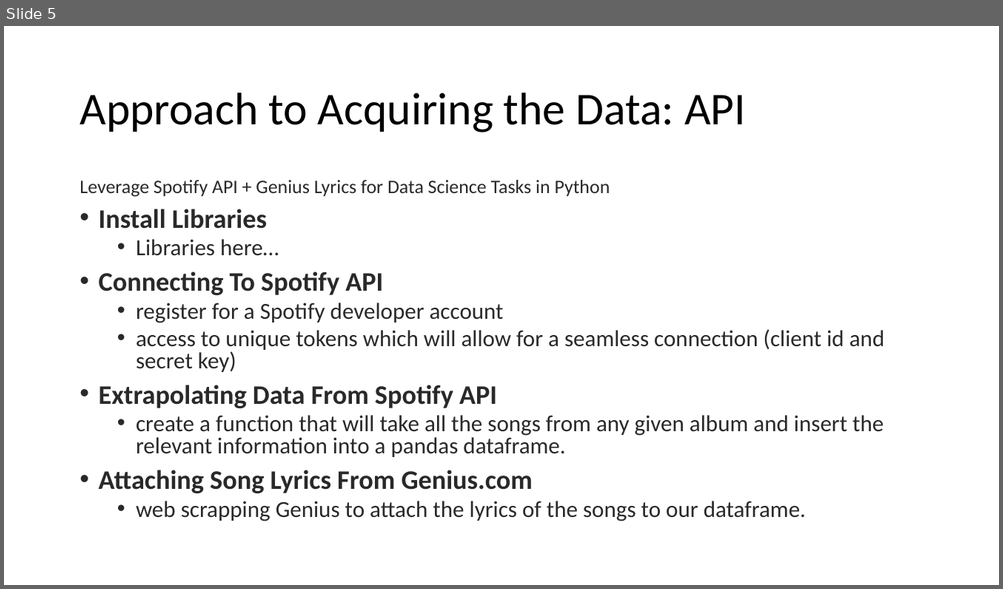
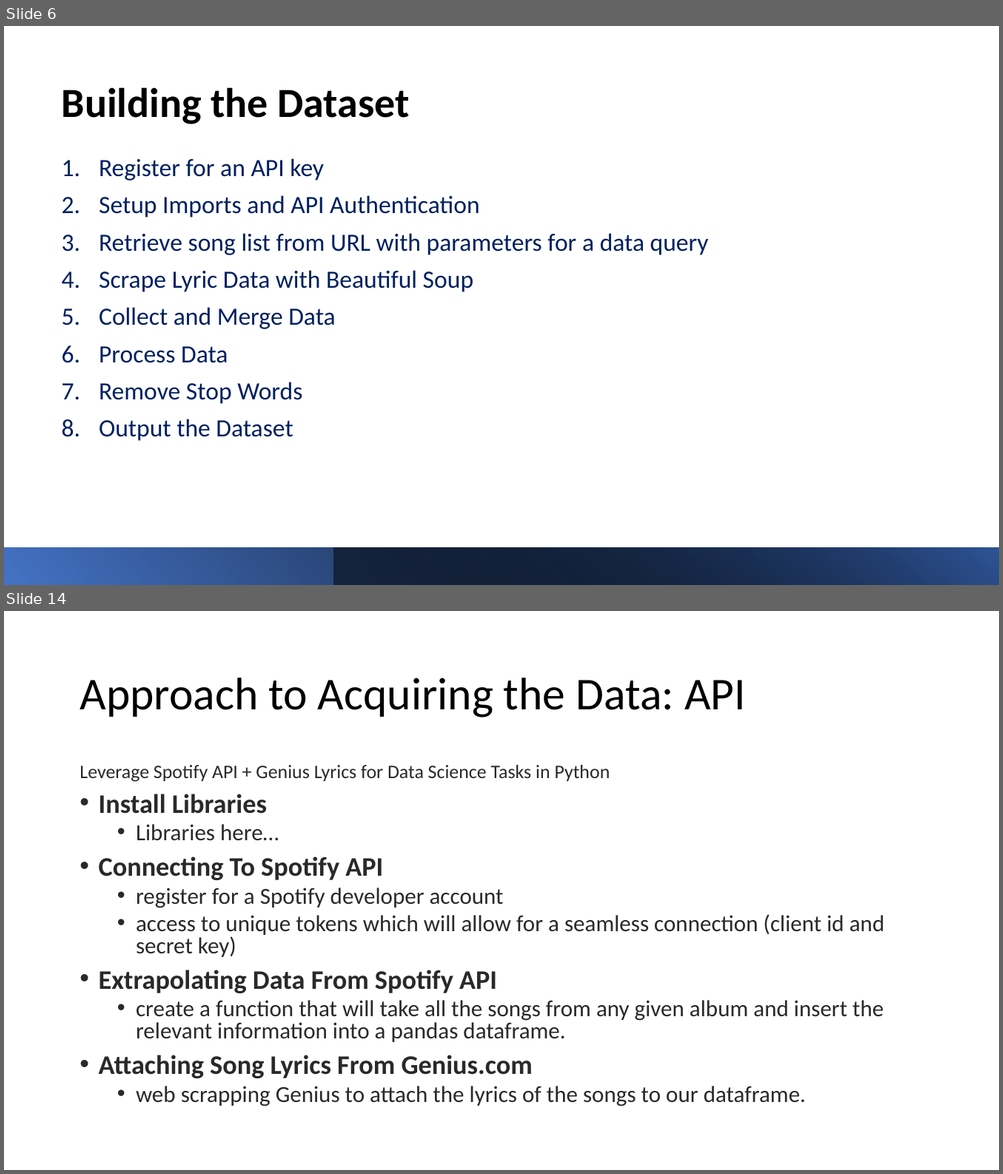
Before and after one commit to TrevorPawlewicz/DSCI-511-Course-Project, a slide deck: Presentation PowerPoint/Project-Presentation-Template.pptx. Shown one above the other, each under a label of ours: slide 5 before the commit, slides 6 and 14 after it; the slides between them are not shown. The pictures are 1003x589 and 1003x1174 pixels, drawn with LibreOffice and Linux fonts; fonts in the diff are those of the drawing. Boxes give left, top, right and bottom in pixels: in the first picture for what was removed or moved away, otherwise in the second. Text is boxed around its words. In the diff, an @@ line names an element or a change of style, - is before the commit and + after.

```diff
--- a/Presentation PowerPoint/Project-Presentation-Template.pptx
+++ b/Presentation PowerPoint/Project-Presentation-Template.pptx
@@ slide 6 added at (x1=4, y1=26, x2=999, y2=585), background #FFFFFF @@
@@ title added at (x1=62, y1=87, x2=410, y2=124), 40 pt, text #000000, bold @@
+Building the Dataset
@@ text added at (x1=99, y1=158, x2=708, y2=441), 24 pt, text #002060 @@
+1. Register for an API key
+2. Setup Imports and API Authentication
+3. Retrieve song list from URL with parameters for a data query
+4. Scrape Lyric Data with Beautiful Soup
+5. Collect and Merge Data
+6. Process Data
+7. Remove Stop Words
+8. Output the Dataset
@@ rectangle added at (x1=4, y1=548, x2=999, y2=585), fill gradient #4472C4 to #000000 @@
@@ rectangle added at (x1=334, y1=548, x2=999, y2=585), fill gradient #000000 to #2F5597 @@
@@ what was slide 5 is now slide 14 @@
```
Also in this commit, not shown: 7 slides changed, 5 other slides added, 2 slides removed.
